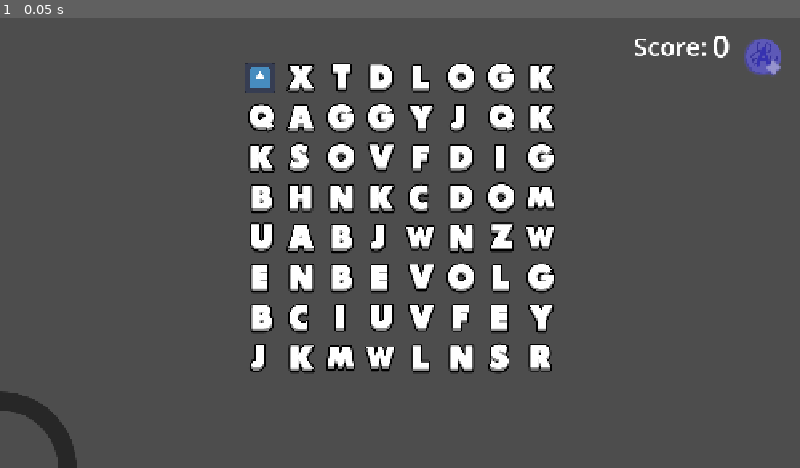
Above: before the commit, frame 1.
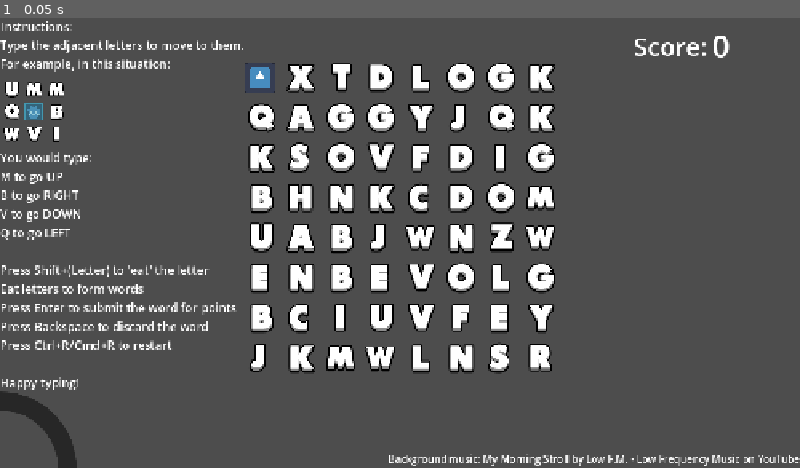
Above: after the commit, the same moment.

Repository: Agnes-Au/typing
Game: Godot game, scene res://scenes/Grid.tscn
The game is run twice, just before and just after one commit, with the same random seed, the same clock (stepped at 60 frames per second) and the same inputs. The engine's default icon, where the game draws it, is replaced by a stand-in: a white triangle on a blue panel in a dark square.
Inputs:
- Up to frame 1 (0.05 s): no input

The runs differ from the first frame. In frame 1, 3.6% of the frame differs, in the area x 0-100%, y 0-100%.

Commit message:
feat: removed grid expansion for now
I'm soul searching the whole point of this game and how I can make it more fun

Diff:
--- a/scenes/Grid.tscn
+++ b/scenes/Grid.tscn
@@ -1,11 +1,12 @@
-[gd_scene load_steps=7 format=3 uid="uid://cvueikjvo88xq"]
+[gd_scene load_steps=8 format=3 uid="uid://cvueikjvo88xq"]
 
 [ext_resource type="Script" uid="uid://bjmr2yhm4i3s5" path="res://scripts/grid.gd" id="1_0bbpv"]
 [ext_resource type="PackedScene" uid="uid://oxb3yeopcyho" path="res://scenes/Player.tscn" id="1_elqb8"]
 [ext_resource type="PackedScene" uid="uid://cak8q0jlxpjt3" path="res://scenes/Letter.tscn" id="2_p4vex"]
 [ext_resource type="Texture2D" uid="uid://bwmc5p36rrja" path="res://assets/under.png" id="3_4m0lr"]
 [ext_resource type="Texture2D" uid="uid://bmoq1nvesegwo" path="res://assets/progress.png" id="4_p4vex"]
-[ext_resource type="PackedScene" uid="uid://n8f8i0k03dap" path="res://scenes/Powerup.tscn" id="6_5ow7k"]
+[ext_resource type="Texture2D" uid="uid://rjem4fa3s3nl" path="res://assets/Screenshot 2025-09-24 at 1.26.30 PM.png" id="6_8k6rg"]
+[ext_resource type="AudioStream" uid="uid://dnuwsb3a2w4y2" path="res://assets/My Morning Stroll - Low.F.M (Chill Lofi Hip Hop) - Low.F.M - Low Frequency Music.mp3" id="7_u6xgt"]
 
 [node name="Grid" type="Node2D" node_paths=PackedStringArray("word_label", "score_label")]
 position = Vector2(384, 64)
@@ -70,11 +71,50 @@
 texture_under = ExtResource("3_4m0lr")
 texture_progress = ExtResource("4_p4vex")
 
+[node name="Label" type="Label" parent="CanvasLayer"]
+offset_right = 40.0
+offset_bottom = 23.0
+theme_override_font_sizes/font_size = 19
+text = "Instructions:
+Type the adjacent letters to move to them.
+For example, in this situation:
+
+
+
+
+You would type:
+M to go UP
+B to go RIGHT
+V to go DOWN
+Q to go LEFT
+
+Press Shift+(Letter) to 'eat' the letter
+Eat letters to form words
+Press Enter to submit the word for points
+Press Backspace to discard the word
+Press Ctrl+R/Cmd+R to restart
+
+Happy typing!"
+
+[node name="Sprite2D" type="Sprite2D" parent="CanvasLayer"]
+position = Vector2(54.000004, 149)
+scale = Vector2(0.41, 0.41)
+texture = ExtResource("6_8k6rg")
+
+[node name="Label2" type="Label" parent="CanvasLayer"]
+offset_left = 621.0
+offset_top = 694.0
+offset_right = 1280.0
+offset_bottom = 717.0
+text = "Background music: My Morning Stroll by Low F.M. - Low Frequency Music on YouTube"
+
 [node name="EatTimer" type="Timer" parent="."]
 wait_time = 30.0
 autostart = true
 
-[node name="Powerup" parent="." instance=ExtResource("6_5ow7k")]
-position = Vector2(838, -2)
+[node name="AudioStreamPlayer" type="AudioStreamPlayer" parent="."]
+stream = ExtResource("7_u6xgt")
+autoplay = true
+parameters/looping = true
 
 [connection signal="timeout" from="EatTimer" to="." method="_on_eat_timer_timeout"]
--- a/scripts/grid.gd
+++ b/scripts/grid.gd
@@ -164,11 +164,11 @@
 	add_score(word_submitted.length() * 10)
 	reset_eaten_letters()
 
-	var arr = []
-	for i in letters[0].size():
-		arr.append(random_letter())
-	letters.append(arr)
-	position_grid()
+	#var arr = []
+	#for i in letters[0].size():
+		#arr.append(random_letter())
+	#letters.append(arr)
+	#position_grid()
 
 func _on_restart():
 	get_tree().reload_current_scene()
Not shown, added: assets/My Morning Stroll - Low.F.M (Chill Lofi Hip Hop) - Low.F.M - Low Frequency Music.mp3.import
Binary file added: assets/Screenshot 2025-09-24 at 1.26.30 PM.png
Not shown, added: assets/Screenshot 2025-09-24 at 1.26.30 PM.png.import
Not shown, changed: .DS_Store
Not shown, changed: assets/.DS_Store
Not shown, added: assets/My Morning Stroll - Low.F.M (Chill Lofi Hip Hop) - Low.F.M - Low Frequency Music.mp3
